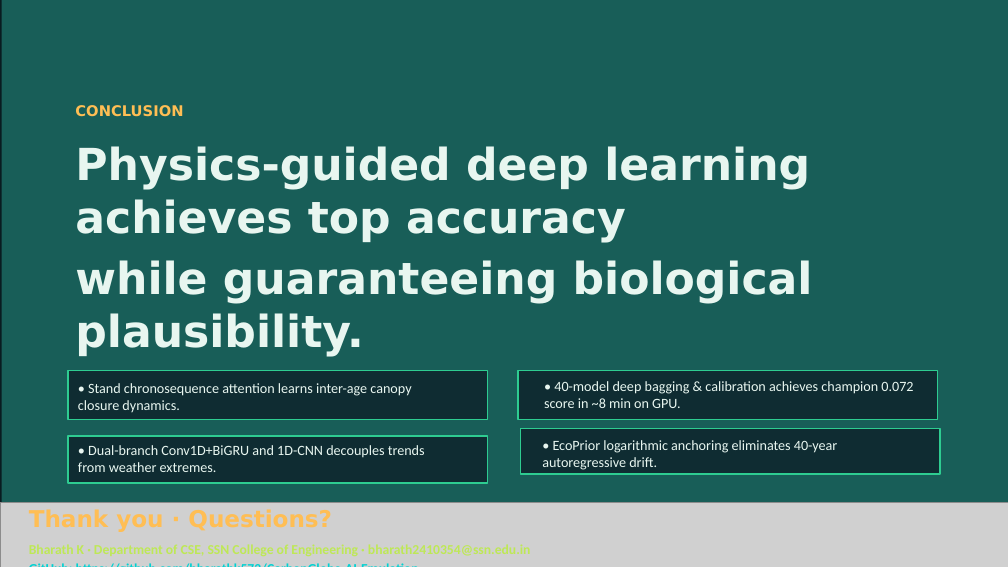
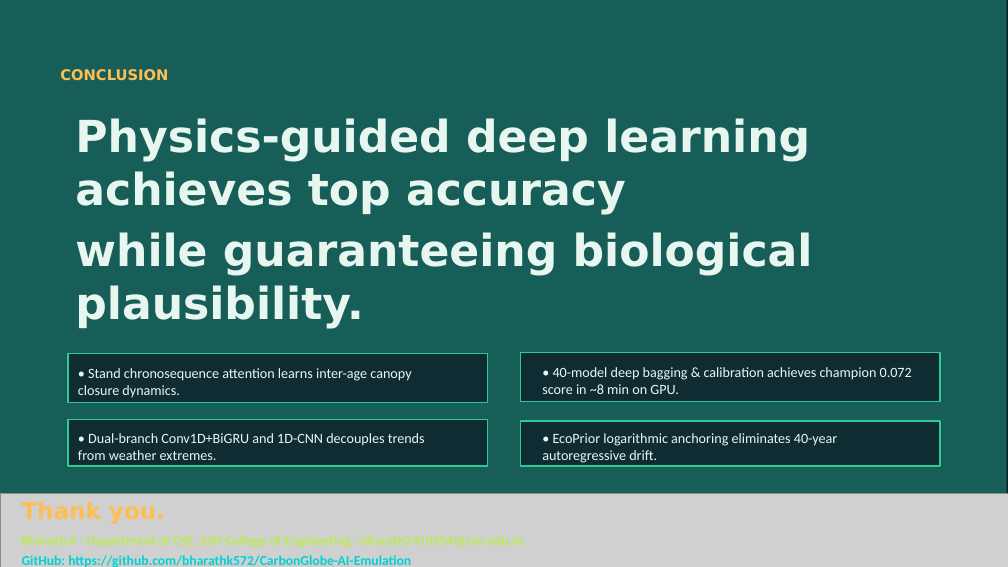
Before and after one commit to bharathk572/CarbonGlobe-AI-Emulation, a slide deck: slide 12 of CarbonGlobe_Presentation.pptx. Drawn at 1008x567 pixels with LibreOffice and Linux fonts; fonts in the diff are those of the drawing; grey boxes stand for pictures. Boxes give left, top, right and bottom in pixels: in the first picture for what was removed or moved away, otherwise in the second. Text is boxed around its words. In the diff, an @@ line names an element or a change of style, - is before the commit and + after.

Commit message:
Update CarbonGlobe_Presentation.pptx and research report

```diff
--- a/CarbonGlobe_Presentation.pptx
+++ b/CarbonGlobe_Presentation.pptx
@@ rectangle: place and size @@
-rectangle at [2, 0, 1008, 567]
+rectangle at [0, 0, 1006, 562]
@@ text "CONCLUSION": place and size @@
-text "CONCLUSION" at [75, 105, 183, 117]
+text "CONCLUSION" at [60, 69, 168, 81]
@@ text "Physics-guided deep learning achieves top ...": place and size @@
-text "Physics-guided deep learning achieves top ..." at [75, 146, 813, 356]
+text "Physics-guided deep learning achieves top ..." at [75, 118, 813, 329]
@@ rectangle: place and size @@
-rectangle at [68, 371, 488, 420]
+rectangle at [68, 353, 488, 402]
@@ rectangle: place and size @@
-rectangle at [518, 371, 938, 420]
+rectangle at [520, 352, 940, 402]
@@ 2 texts, 1 rectangle: place and size @@
-2 texts, 1 rectangle at [68, 381, 913, 483]
+2 texts, 1 rectangle at [68, 367, 912, 467]
@@ text "• Dual-branch Conv1D+BiGRU and 1D-CNN ...": place and size @@
-text "• Dual-branch Conv1D+BiGRU and 1D-CNN ..." at [78, 445, 425, 472]
+text "• Dual-branch Conv1D+BiGRU and 1D-CNN ..." at [78, 433, 425, 460]
@@ rectangle: place and size @@
-rectangle at [520, 429, 940, 474]
+rectangle at [520, 421, 940, 467]
@@ text "• EcoPrior logarithmic anchoring eliminates ...": place and size @@
-text "• EcoPrior logarithmic anchoring eliminates ..." at [542, 440, 837, 470]
+text "• EcoPrior logarithmic anchoring eliminates ..." at [542, 433, 837, 463]
@@ picture: place and size @@
-picture at [0, 503, 1008, 567]
+picture at [0, 494, 1008, 567]
@@ text "Thank you.": place and size @@
-text "Thank you." at [29, 509, 531, 556]
+text "Thank you." at [22, 501, 524, 567]
@@ text at [22, 501, 165, 524]: text changed @@
-Thank you · Questions?
+Thank you.
```
Also in this commit, not shown: 3 other slides changed, 1 other file.
